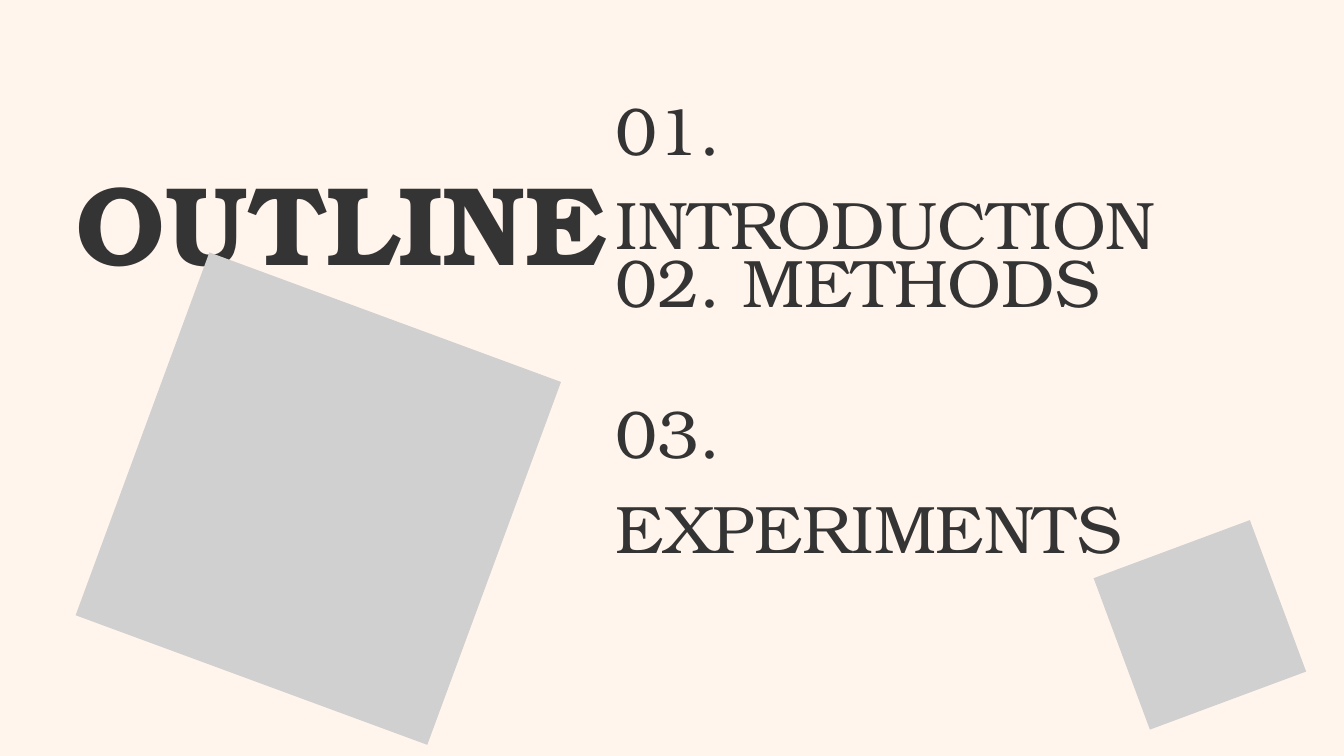
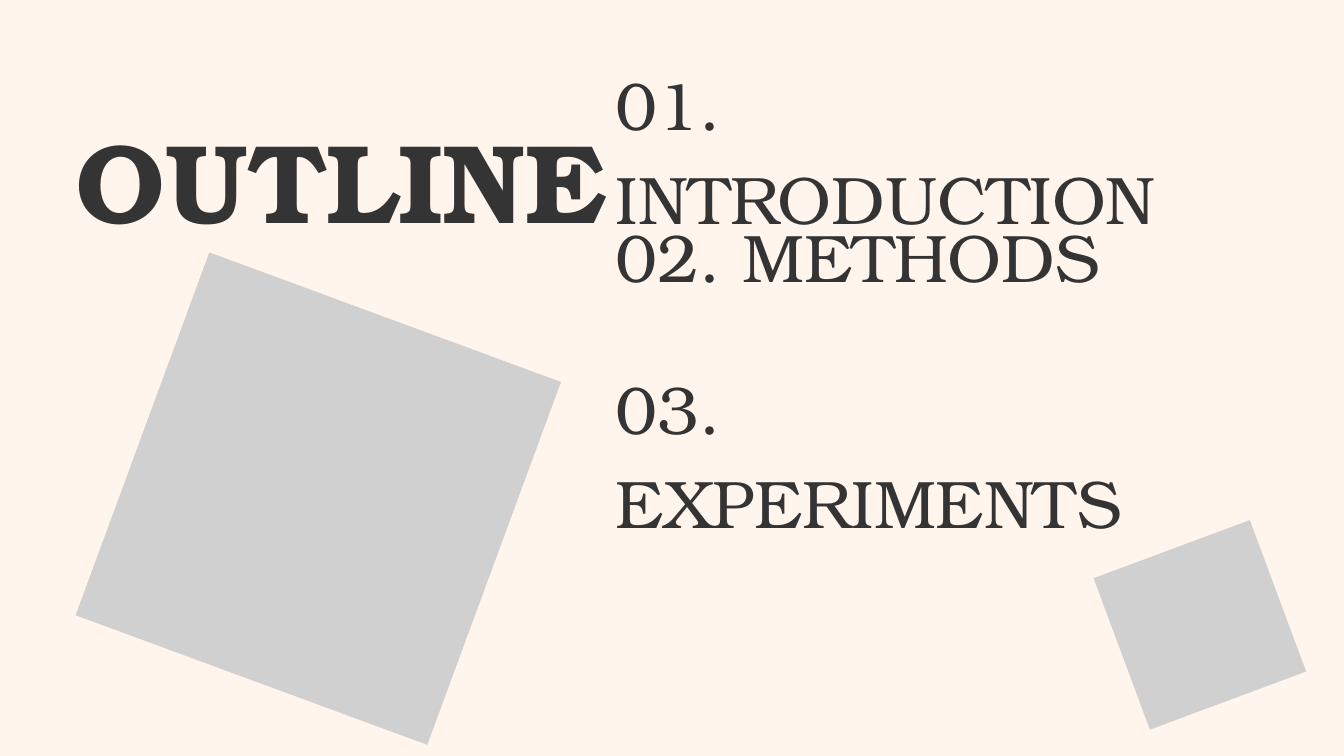
Before and after one commit to Github-Anderson/CS182-Project, a slide deck: slide 2 of presentation/17_final.pptx. Drawn at 1344x756 pixels with LibreOffice and Linux fonts; fonts in the diff are those of the drawing; grey boxes stand for pictures; background and template pictures are left out. Boxes give left, top, right and bottom in pixels: in the first picture for what was removed or moved away, otherwise in the second. Text is boxed around its words. In the diff, an @@ line names an element or a change of style, - is before the commit and + after.

```diff
--- a/presentation/17_final.pptx
+++ b/presentation/17_final.pptx
@@ text "01. INTRODUCTION": place and size @@
-text "01. INTRODUCTION" at [616, 108, 1156, 265]
+text "01. INTRODUCTION" at [616, 83, 1156, 240]
@@ text "OUTLINE" rewrapped from [76, 187, 607, 295] to [76, 145, 607, 225] @@
@@ text "02. METHODS": place and size @@
-text "02. METHODS" at [616, 244, 1100, 308]
+text "02. METHODS" at [616, 220, 1100, 283]
@@ text "03. EXPERIMENTS": place and size @@
-text "03. EXPERIMENTS" at [616, 411, 1122, 554]
+text "03. EXPERIMENTS" at [616, 387, 1122, 529]
```
Also in this commit, not shown: 9 other slides changed, 2 other files.
